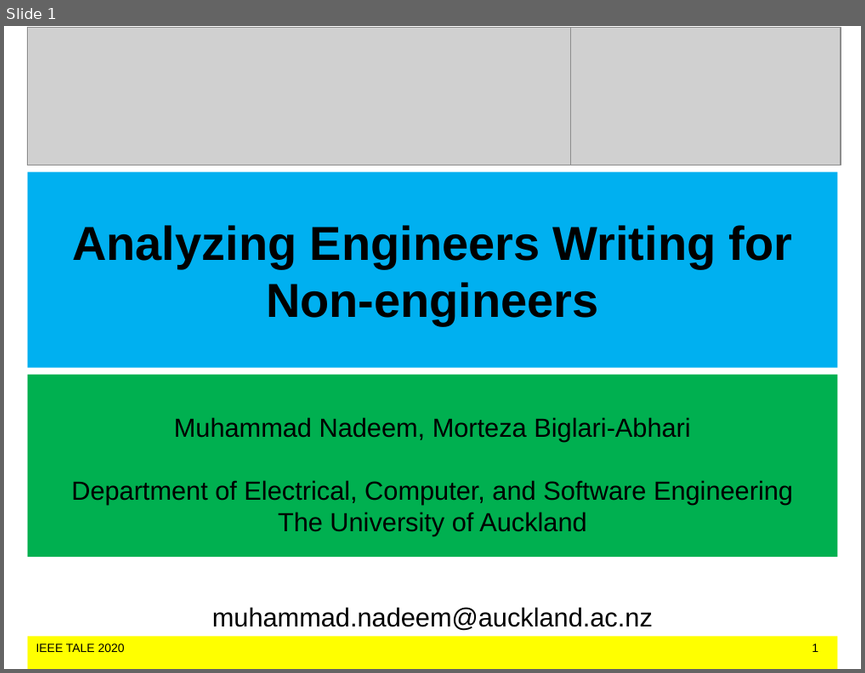
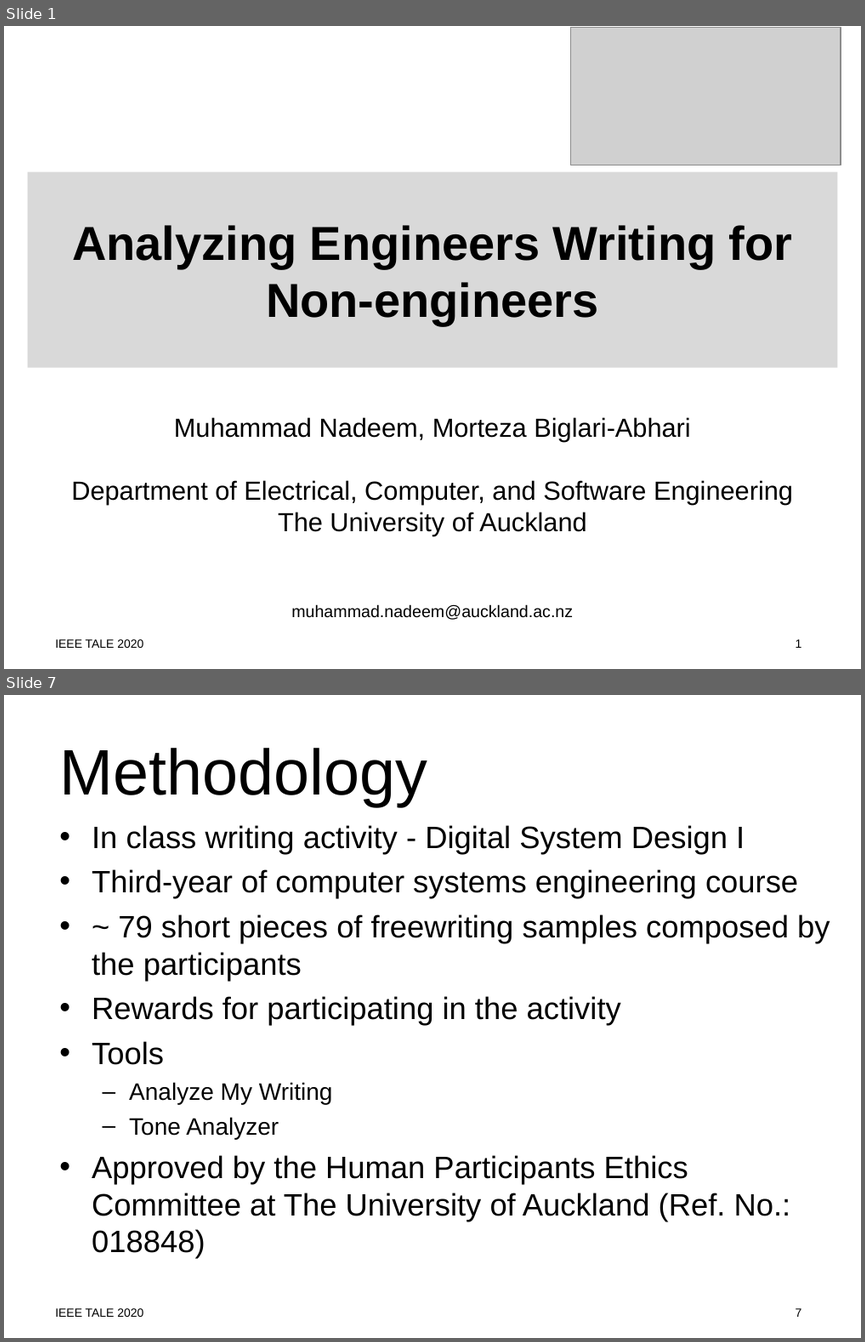
Before and after one commit to MuhammadNadeemAUM/Writing-Diet, a slide deck: Nadeem_IEEE TALE_259.ppt. Shown one above the other, each under a label of ours: slide 1 before the commit, slides 1 and 7 after it; the slides between them are not shown. The pictures are 865x673 and 865x1342 pixels, drawn with LibreOffice and Linux fonts; fonts in the diff are those of the drawing; grey boxes stand for pictures. Boxes give left, top, right and bottom in pixels: in the first picture for what was removed or moved away, otherwise in the second. Text is boxed around its words. In the diff, an @@ line names an element or a change of style, - is before the commit and + after.

```diff
--- a/Nadeem_IEEE TALE_259.ppt
+++ b/Nadeem_IEEE TALE_259.ppt
@@ slide 7 added at box(4, 695, 861, 1338), background #FFFFFF; not listed: 1 template element that a slide beside it also shows @@
@@ title added at box(59, 748, 427, 806), 54 pt, text #000000 @@
+Methodology
@@ text added at box(92, 825, 829, 1259), 26 pt, text #000000 @@
+• In class writing activity - Digital System Design I
+• Third-year of computer systems engineering course
+• ~ 79 short pieces of freewriting samples composed by the participants
+• Rewards for participating in the activity
+• Tools
+  – Analyze My Writing
+  – Tone Analyzer
+• Approved by the Human Participants Ethics Committee at The University of Auckland (Ref. No.: 018848)
@@ slide 1 changed as well @@
@@ picture removed at box(27, 28, 570, 165) @@
@@ title "Analyzing Engineers Writing for Non-engineers" at box(27, 171, 837, 367): fill #00B0F0 to #D9D9D9 @@
@@ subtitle "Muhammad Nadeem, Morteza Biglari-Abhari": place and size @@
-subtitle "Muhammad Nadeem, Morteza Biglari-Abhari" at box(27, 374, 837, 556)
+subtitle "Muhammad Nadeem, Morteza Biglari-Abhari" at box(71, 417, 793, 619)
@@ subtitle "Muhammad Nadeem, Morteza Biglari-Abhari" at box(71, 417, 793, 619): fill #00B050 to none @@
@@ subtitle at box(291, 604, 573, 619): size 22 to 14 pt in "muhammad.nadeem@auckland.ac.nz"; less space between paragraphs @@
@@ text: place and size @@
-text at box(27, 636, 837, 669)
+text at box(55, 639, 802, 647)
@@ text at box(55, 639, 802, 647): fill #FFFF00 to none @@
```
Also in this commit, not shown: 2 other slides changed, 10 other slides added, 8 slides removed, 5 other files.
